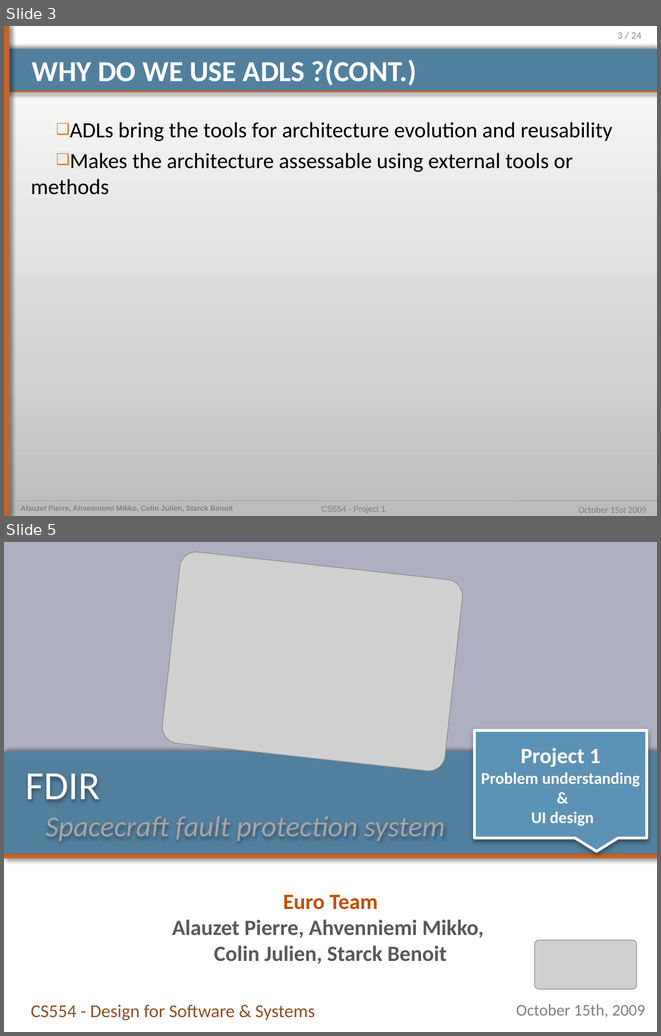
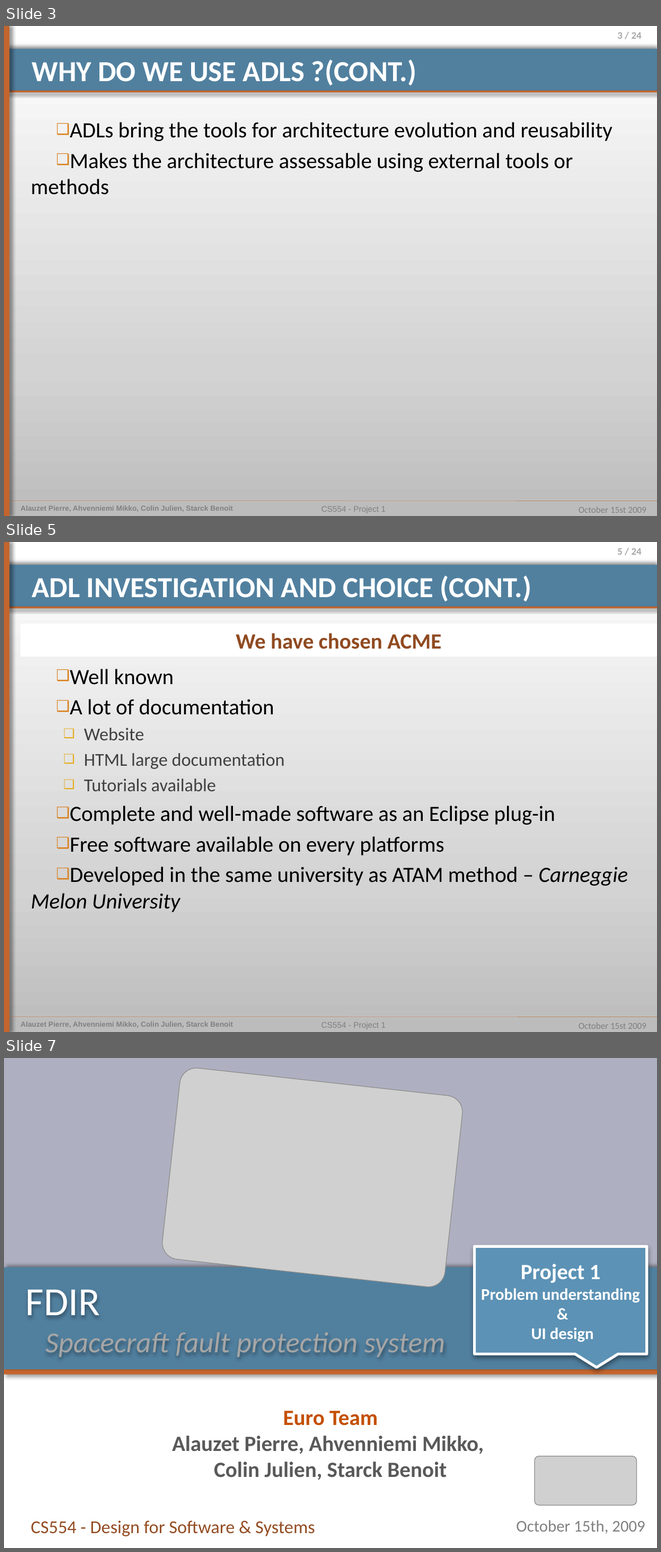
Before and after one commit to pierrealauzet/euroteam, a slide deck: Project 2/Part1/CS554_EuroTeam_Project1_julien.pptx. Shown one above the other, each under a label of ours: slides 3 and 5 before the commit, slides 3, 5 and 7 after it; the slides between them are not shown. The pictures are 661x1036 and 661x1552 pixels, drawn with LibreOffice and Linux fonts; fonts in the diff are those of the drawing; grey boxes stand for pictures. Boxes give left, top, right and bottom in pixels: in the first picture for what was removed or moved away, otherwise in the second. Text is boxed around its words. In the diff, an @@ line names an element or a change of style, - is before the commit and + after.

```diff
--- a/Project 2/Part1/CS554_EuroTeam_Project1_julien.pptx
+++ b/Project 2/Part1/CS554_EuroTeam_Project1_julien.pptx
@@ slide 5 added at (4,542,657,1032), background gradient #BDBDBD to #D3D3D3 to #FFFFFF; not listed: 9 template elements that a slide beside it also shows @@
@@ title added at (32,575,531,601), 32 pt, text #FFFFFF, bold @@
+ADL INVESTIGATION AND CHOICE (CONT.)
@@ rectangle added at (20,624,657,656), fill #FFFFFF, 24 pt, text #914B21, bold @@
+We have chosen ACME
@@ text added at (31,669,628,912), 24 pt, text #000000 @@
+❑ Well known
+❑ A lot of documentation
+  ❑ Website
+  ❑ HTML large documentation
+  ❑ Tutorials available
+❑ Complete and well-made software as an Eclipse plug-in
+❑ Free software available on every platforms
+❑ Developed in the same university as ATAM method – Carneggie Melon University
@@ what was slide 5 is now slide 7 @@
```
Also in this commit, not shown: 1 slide changed, 1 other slide added.
